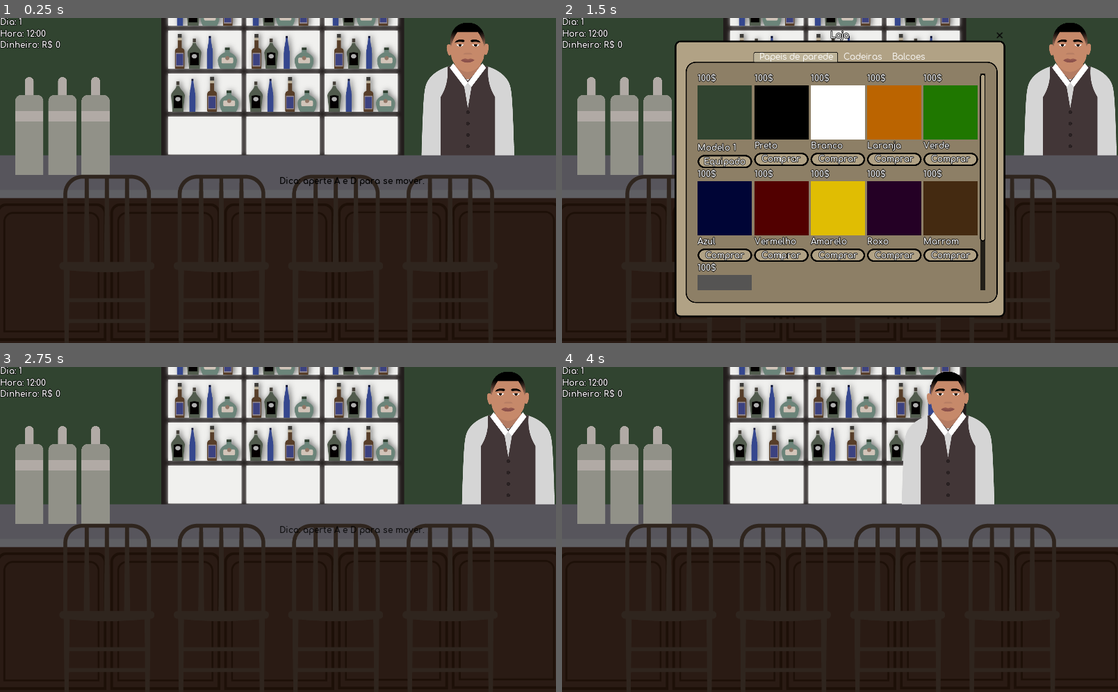
Above: before the commit, frames 1-4 (two rows, left to right).
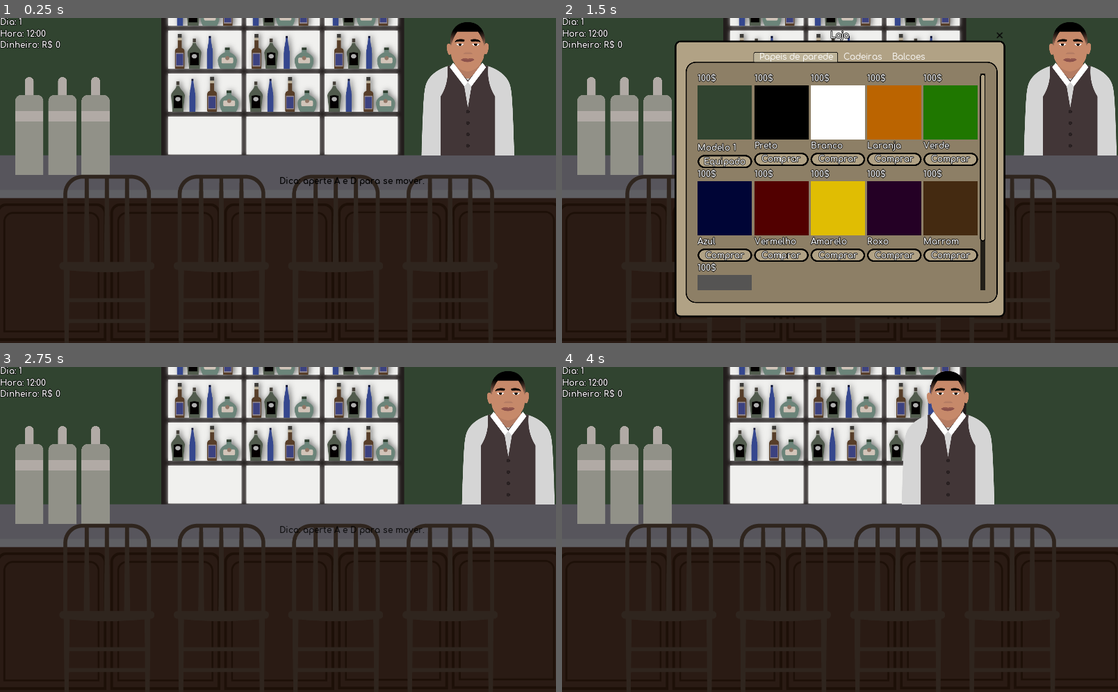
Above: after the commit, the same moments.

Repository: gustavopedrosob/buteco
Game: Godot game, scene res://scenes/Game.tscn
The game is run twice, just before and just after one commit, with the same random seed, the same clock (stepped at 60 frames per second) and the same inputs. This scene is started directly instead of the project's main scene.
Inputs (mouse positions are in pixels of both pictures, inside the frame that each line leads up to):
- Up to frame 1 (0.25 s): no input
- Up to frame 2 (1.5 s): tap Enter at 0.5 s; move the mouse to (962, 164) at 0.52 s; hold Right (ui_right) 0.53-1.28 s; hold E (interagir) 0.53-1.28 s; tap Space (ui_select) at 0.77, 1.25 s; move the mouse to (728, 196) at 1.27 s; hold S from 1.28 s (still down); tap E (interagir) at 1.35 s
- Up to frame 3 (2.75 s): tap Space (ui_select) at 1.52 s; tap Enter at 2 s; move the mouse to (333, 458) at 2.02 s; release S at 2.03 s; hold Right (ui_right) from 2.03 s (still down); hold E (interagir) from 2.03 s (still down)
- Up to frame 4 (4 s): tap Space (ui_select) at 2.75, 3.02, 3.77 s; move the mouse to (812, 594) at 2.77 s; release E (interagir) at 2.78 s; tap E (interagir) at 2.85 s; tap Enter at 3.5 s; move the mouse to (1006, 578) at 3.52 s; release Right (ui_right) at 3.53 s; hold Left (ui_left) from 3.53 s (still down); hold E (interagir) from 3.53 s (still down)

The runs differ from the first frame. In frame 1, 0.2% of the frame differs, in the area x 75-93%, y 1-43%; in frame 2, 0.2%; in frame 3, 0.2%; in frame 4, 0.2%.
Error in both runs: Invalid type in function 'file_exists' in base '_Directory'. Cannot convert argument 1 from Nil to String. (res://scripts/Barman)

Commit message:
Corrigido o label do dia que não mudava de acordo com a tradução, corrigido a textura do barman que aparecia por baixo do balcão e simplificado a forma com que é carregado o sprite da bebida.

Diff:
--- a/scenes/Pub.tscn
+++ b/scenes/Pub.tscn
@@ -32,6 +32,11 @@
 scale = Vector2( 0.689537, 0.689537 )
 texture = ExtResource( 2 )
 
+[node name="Cabinet" type="Sprite" parent="."]
+position = Vector2( 513.85, 429.608 )
+scale = Vector2( 0.803328, 0.803328 )
+texture = ExtResource( 6 )
+
 [node name="KinematicBody2D" type="KinematicBody2D" parent="."]
 
 [node name="CollisionShape2D" type="CollisionShape2D" parent="KinematicBody2D"]
@@ -40,16 +45,11 @@
 shape = SubResource( 1 )
 
 [node name="Barman" type="Sprite" parent="KinematicBody2D"]
-position = Vector2( 776, 8.5 )
+position = Vector2( 776, 7.5 )
 scale = Vector2( 0.428961, 0.428961 )
 texture = ExtResource( 5 )
 centered = false
 script = ExtResource( 1 )
-
-[node name="Cabinet" type="Sprite" parent="."]
-position = Vector2( 513.85, 429.608 )
-scale = Vector2( 0.803328, 0.803328 )
-texture = ExtResource( 6 )
 
 [node name="Sprite" type="Sprite" parent="."]
 position = Vector2( 115.029, 199.226 )
--- a/scripts/Costumer.gd
+++ b/scripts/Costumer.gd
@@ -3,7 +3,6 @@
 var can_interact = false
 var can_interact_2 = false
 var already_interact = false
-var drinks = []
 
 onready var line = preload("res://scenes/LineGame.tscn").instance()
 onready var click = preload("res://scenes/ClickGame.tscn").instance()
@@ -13,8 +12,6 @@
 
 func _ready():
 	$Audio.volume_db = (Options.volume - 100) * 0.8
-	for x in range(1, 5):
-		drinks.append(load("res://sprites/drinks/%d.png" % x))
 	line.connect("tree_exited", self, '_on_Linha_tree_exited')
 	click.connect("tree_exited", self,'_on_Jogoclick_tree_exited')
 	line.get_child(1).connect('hit', self, 'on_hit')
@@ -25,7 +22,7 @@
 	var rand_beb = Functions.get_random_int(0, 3)
 	Playervariables.drink_value = possible_drink_value[rand_beb]
 	var rand_pos = Functions.get_random_int(100, 800)
-	$Drink.set_texture(drinks[rand_beb])
+	$Drink.set_texture(load("res://sprites/drinks/%d.png" % (rand_beb + 1)))
 	position.x = rand_pos
 
 func _unhandled_input(event):
--- a/scripts/Hour.gd
+++ b/scripts/Hour.gd
@@ -2,6 +2,7 @@
 
 func _ready():
 	Options.connect("language_change", self, "update_language")
+	update_language()
 	if Directory.new().file_exists(Playervariables.slot):
 		var save = Playervariables.load_save()
 		var date = save['data']
